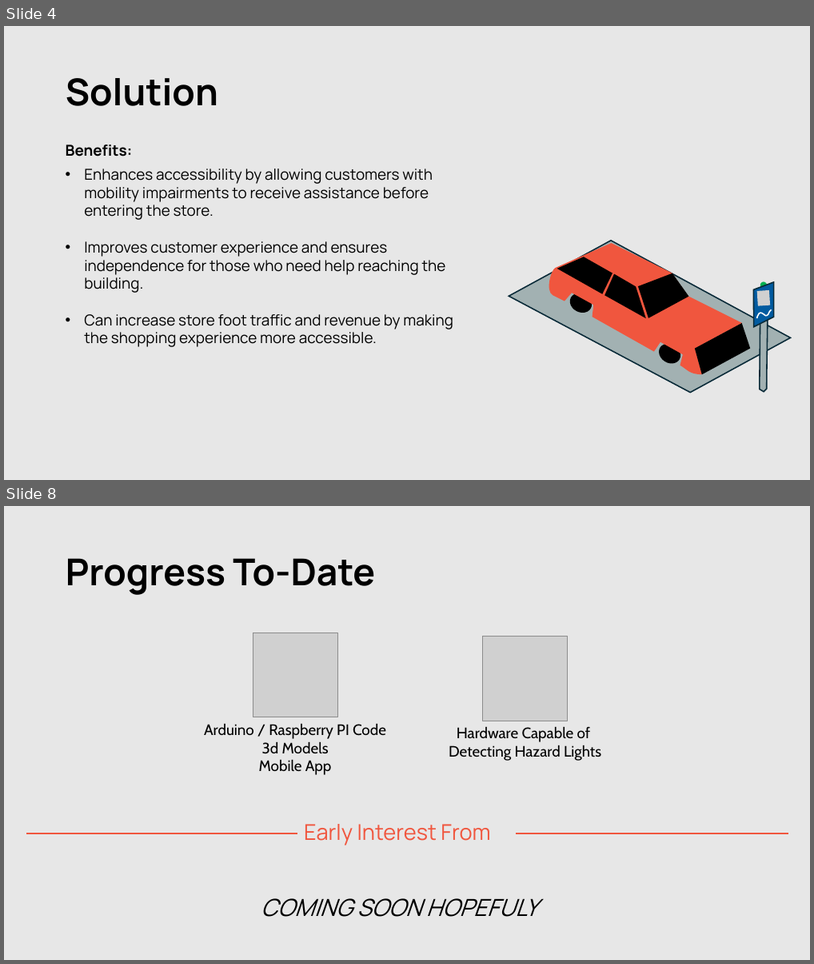
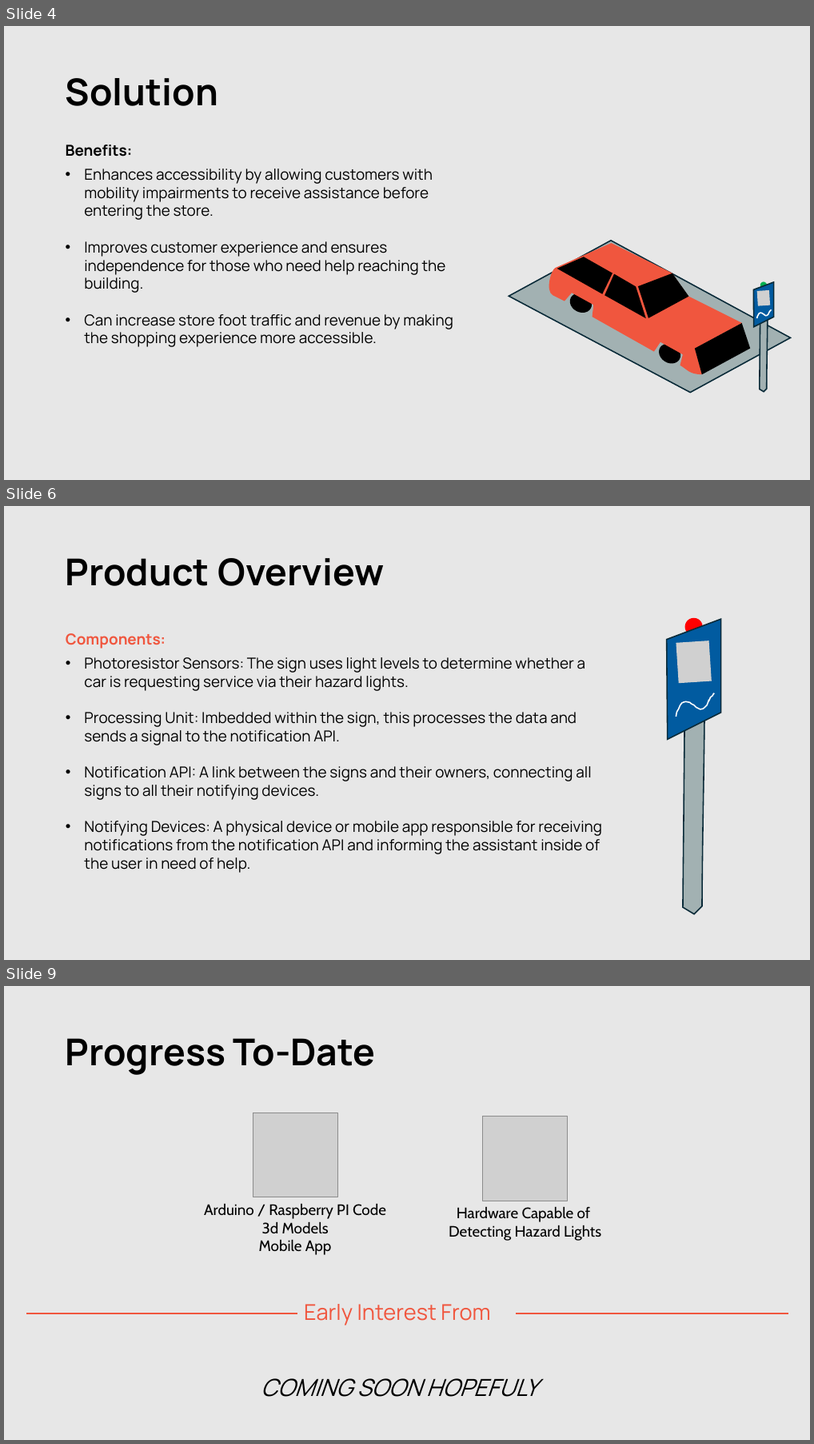
Before and after one commit to kalebwbishop/smart-handicap-sign, a slide deck: Other/pitch_deck.pptx. Shown one above the other, each under a label of ours: slides 4 and 8 before the commit, slides 4, 6 and 9 after it; the slides between them are not shown. The pictures are 814x964 and 814x1444 pixels, drawn with LibreOffice and Linux fonts; fonts in the diff are those of the drawing; grey boxes stand for pictures. Boxes give left, top, right and bottom in pixels: in the first picture for what was removed or moved away, otherwise in the second. Text is boxed around its words. In the diff, an @@ line names an element or a change of style, - is before the commit and + after.

```diff
--- a/Other/pitch_deck.pptx
+++ b/Other/pitch_deck.pptx
@@ slide 6 added at (4,506,810,960), background #E7E7E7 @@
@@ title added at (66,558,384,586), 44 pt, text #000000, bold @@
+Product Overview
@@ text added at (66,633,602,872), 18 pt, text #000000 @@
+Components:
+• Photoresistor Sensors: The sign uses light levels to determine whether a car is requesting service via their hazard lights.
+• Processing Unit: Imbedded within the sign, this processes the data and sends a signal to the notification API.
+• Notification API: A link between the signs and their owners, connecting all signs to all their notifying devices.
+• Notifying Devices: A physical device or mobile app responsible for receiving notifications from the notification API and informing the assistant inside of the user in need of help.
@@ group added at (667,618,722,914): 3 freeform shapes, 1 ellipse, 1 picture @@
@@ what was slide 8 is now slide 9 @@
```
Also in this commit, not shown: 2 slides changed, 5 other slides added, 5 slides removed.
